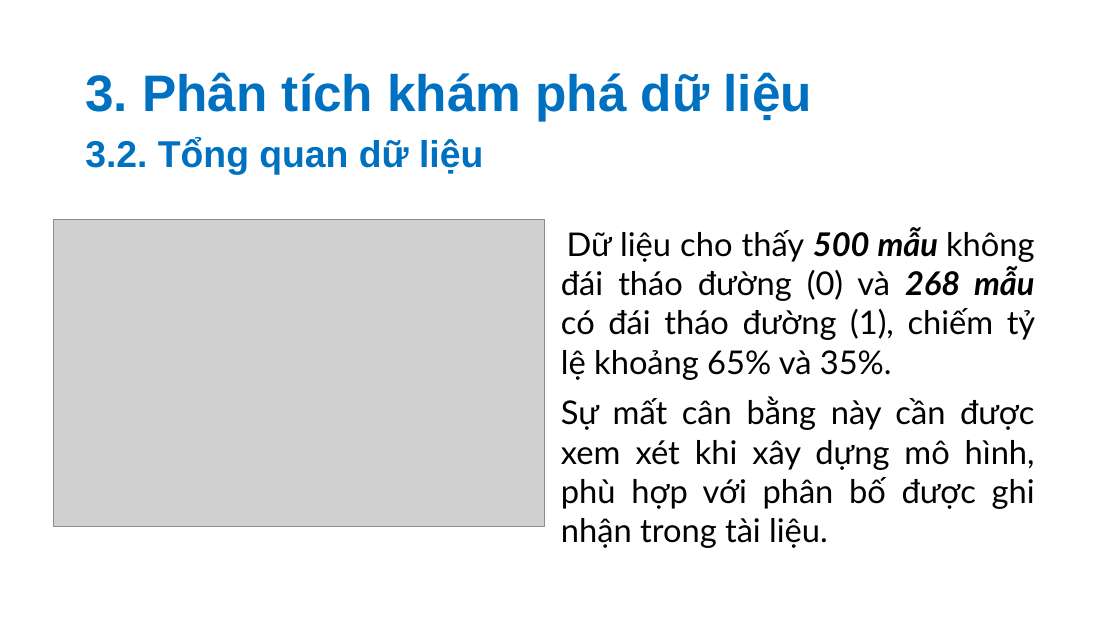
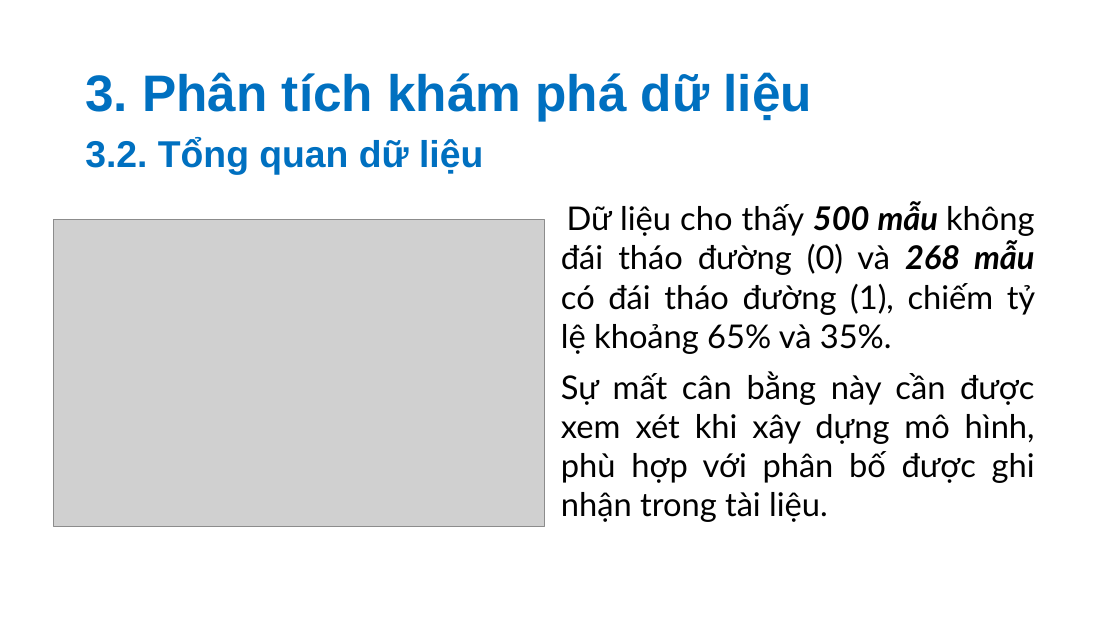
Before and after one commit to nvhao100604/PTDL_2025, a slide deck: slide 8 of BT3/slide/Phân tích khám phá về bệnh đái tháo đường.pptx. Drawn at 1120x630 pixels with LibreOffice and Linux fonts; fonts in the diff are those of the drawing; grey boxes stand for pictures. Boxes give left, top, right and bottom in pixels: in the first picture for what was removed or moved away, otherwise in the second. Text is boxed around its words. In the diff, an @@ line names an element or a change of style, - is before the commit and + after.

```diff
--- a/BT3/slide/Phân tích khám phá về bệnh đái tháo đường.pptx
+++ b/BT3/slide/Phân tích khám phá về bệnh đái tháo đường.pptx
@@ text "Dữ liệu cho thấy 500 ..." moved from (x1=561, y1=227, x2=1036, y2=548) to (x1=561, y1=201, x2=1036, y2=522) @@
```
Also in this commit, not shown: 3 other slides changed, 2 slides removed.
